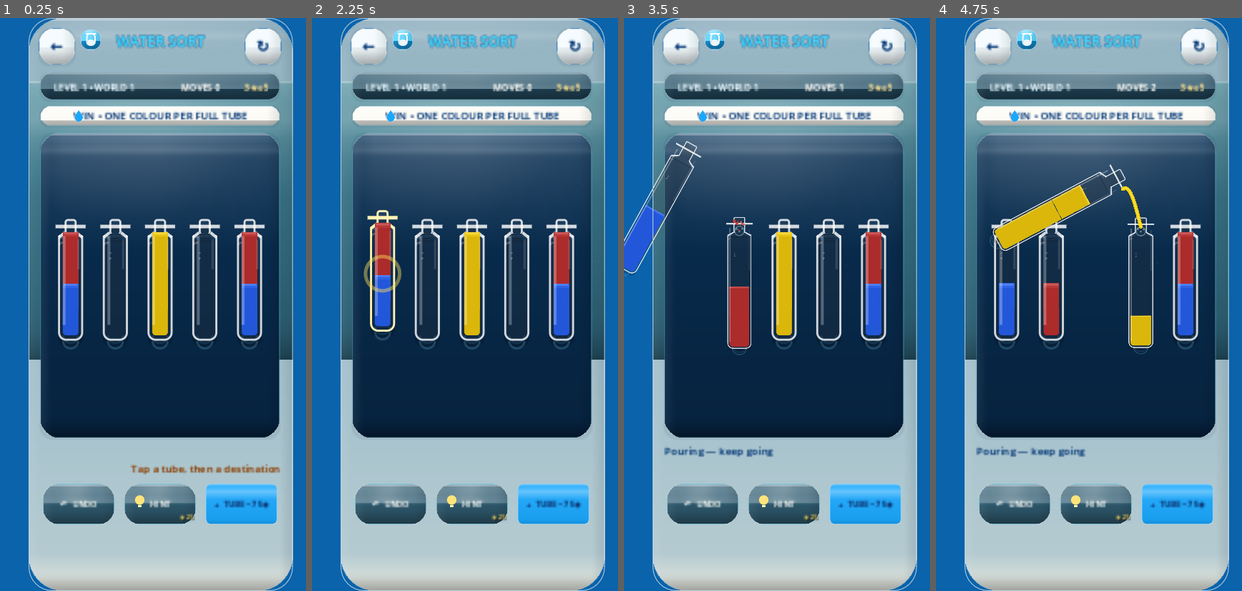
Above: before the commit, frames 1-4 (left to right).
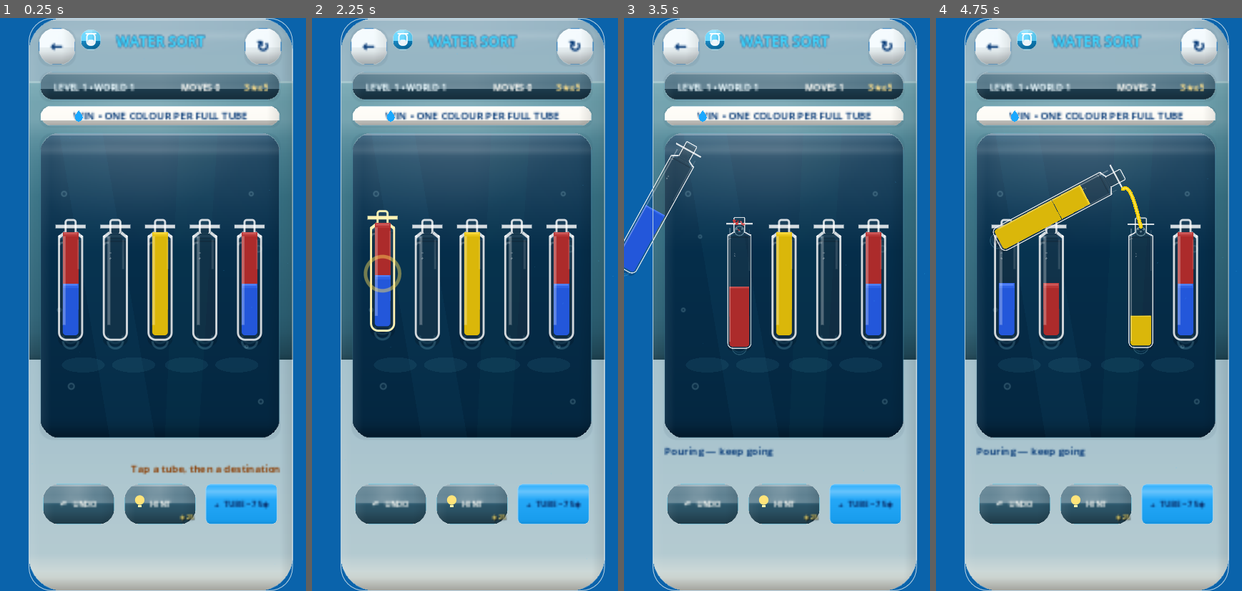
Above: after the commit, the same moments.

Repository: eghosa001/unjam
Game: Godot game, scene res://scenes/WaterSort.tscn
Same seed, same stepped clock (60 frames per second), same inputs: the game is played once before the commit and once after it. This scene is started directly instead of the project's main scene.
Inputs (mouse positions are in pixels of both pictures, inside the frame that each line leads up to):
- Up to frame 1 (0.25 s): no input
- Up to frame 2 (2.25 s): click "←" at 0.5 s; click "↻" at 1.25 s; click (382, 287) at 2 s
- Up to frame 3 (3.5 s): click (740, 287) at 2.75 s
- Up to frame 4 (4.75 s): click (1095, 287) at 3.5 s; click (1141, 287) at 4.25 s

The runs differ from the first frame. In frame 1, less than 0.1% of the frame differs, in the area x 18-87%, y 30-68%; in frame 2, less than 0.1%; in frame 3, less than 0.1%; in frame 4, less than 0.1%.

Commit message:
Add underwater playfield art and reduce Water stage chrome

Diff:
--- a/scripts/game/water_sort_casual.gd
+++ b/scripts/game/water_sort_casual.gd
@@ -1,6 +1,7 @@
 extends "res://scripts/game/water_sort_ultra_motion.gd"
 
 const RefCanvas = preload("res://scripts/ui/figma_reference_canvas.gd")
+const GAMEPLAY_ART = preload("res://scripts/ui/unjam_gameplay_art.gd")
 
 const SKY_TOP := Color("#6f98ad")
 const SKY_MID := Color("#a9c4ce")
@@ -117,10 +118,15 @@
 	# Premium glass needs contrast. Keep the overall Water screen bright, but give
 	# the playfield a deep ocean-glass surface so crystal edges and liquid volume
 	# remain readable even with many bottles at late levels.
-	gameplay_stage.add_theme_stylebox_override("panel", RefCanvas.rounded_gradient3(Color("#123d63"), Color("#0a3155"), Color("#061f39"), 20, Color(0.52, 0.90, 1.0, 0.22), 1.0, 0.12))
+	gameplay_stage.add_theme_stylebox_override("panel", RefCanvas.rounded_gradient3(Color("#0d4267"), Color("#073453"), Color("#04243c"), 20, Color(0.52, 0.90, 1.0, 0.10), 1.0, 0.08))
 	RefCanvas.set_rect(gameplay_stage, 17, 169, 354, 450)
 	gameplay_stage.mouse_filter = Control.MOUSE_FILTER_IGNORE
 	canvas.add_child(gameplay_stage)
+	var water_art := GAMEPLAY_ART.new()
+	water_art.name = "WaterStageWorldArt"
+	water_art.configure("water_stage", BLUE, _shell_dark_mode(), level_number)
+	water_art.set_anchors_and_offsets_preset(Control.PRESET_FULL_RECT)
+	gameplay_stage.add_child(water_art)
 
 	board = GridContainer.new()
 	board.name = "WaterBoard"
@@ -369,10 +375,10 @@
 		objective_label.add_theme_color_override("font_color", Color("#dff7ff") if dark else NAVY)
 	if gameplay_stage != null:
 		gameplay_stage.add_theme_stylebox_override("panel", RefCanvas.rounded_gradient3(
-			Color("#0d2b46") if dark else Color("#123d63"),
-			Color("#071f36") if dark else Color("#0a3155"),
-			Color("#031522") if dark else Color("#061f39"),
-			20, Color(0.52,0.90,1.0,0.24 if dark else 0.22), 1.0, 0.12
+			Color("#092d49") if dark else Color("#0d4267"),
+			Color("#061f35") if dark else Color("#073453"),
+			Color("#031522") if dark else Color("#04243c"),
+			20, Color(0.52,0.90,1.0,0.12 if dark else 0.10), 1.0, 0.08
 		))
 	if status_label != null:
 		status_label.add_theme_color_override("font_color", Color("#e8f5ff") if dark else NAVY)
